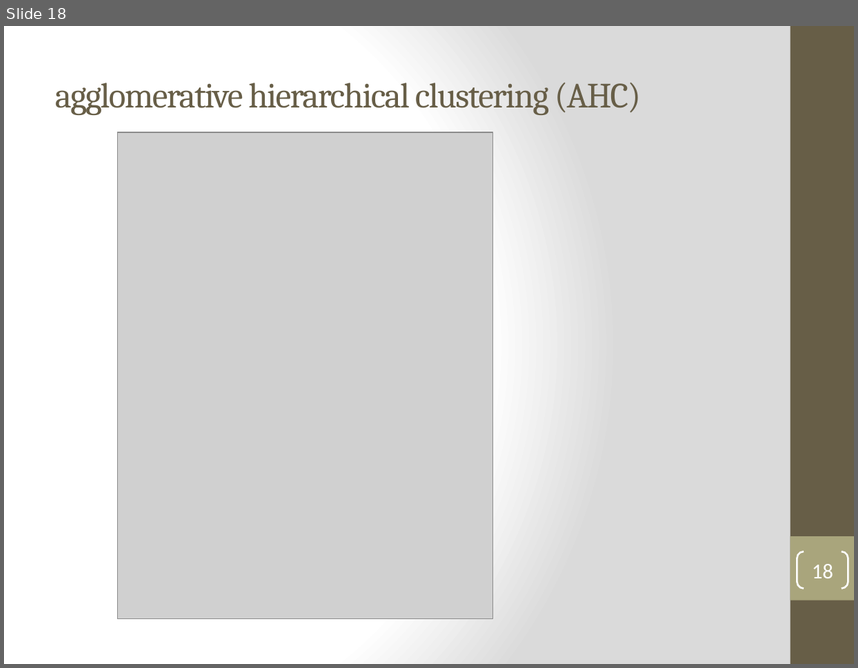
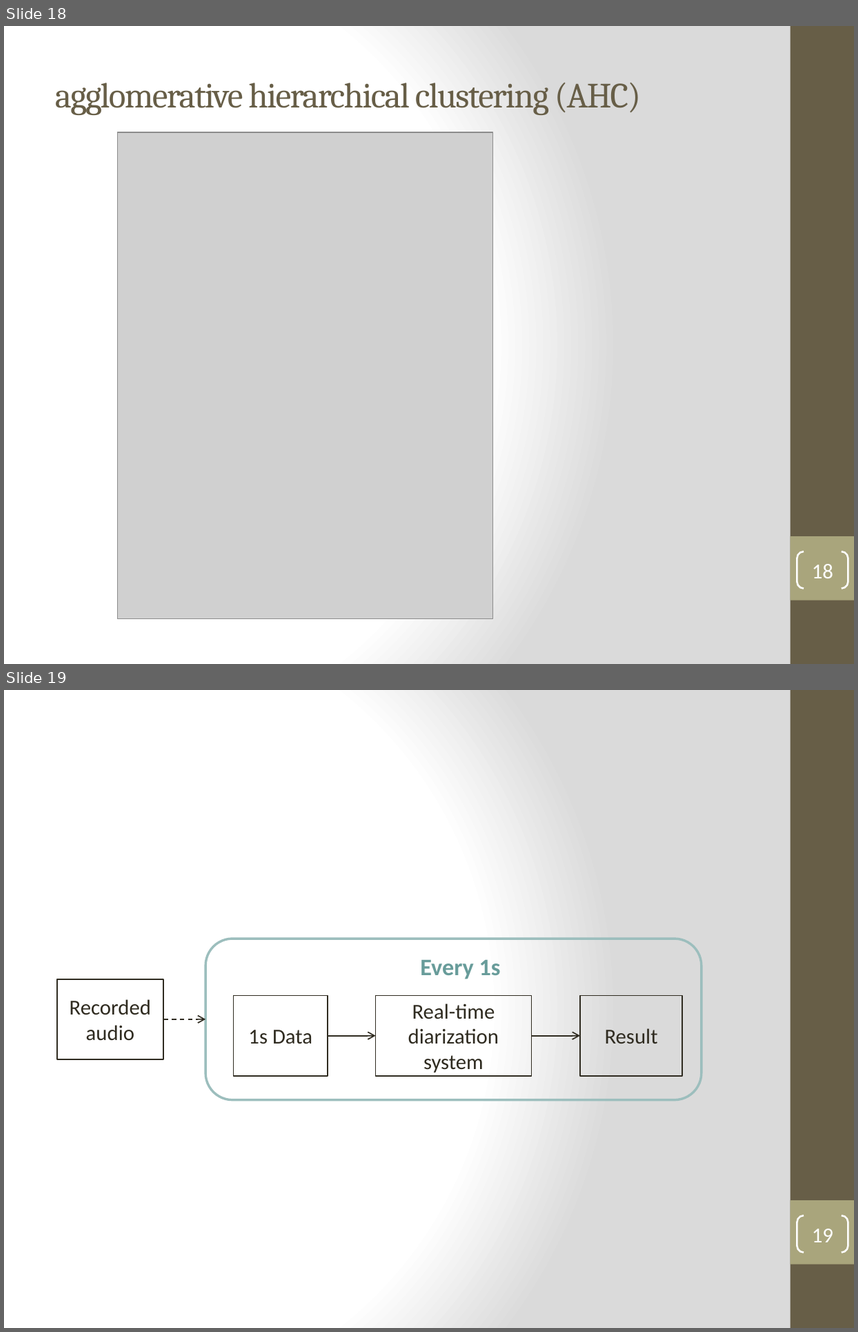
Before and after one commit to henryph/vba_project, a slide deck: Real-time Speaker Recognizer - Oral Examination.pptx. Shown one above the other, each under a label of ours: slide 18 before the commit, slides 18 and 19 after it. The pictures are 858x668 and 858x1332 pixels, drawn with LibreOffice and Linux fonts; fonts in the diff are those of the drawing; grey boxes stand for pictures. Boxes give left, top, right and bottom in pixels: in the first picture for what was removed or moved away, otherwise in the second. Text is boxed around its words. In the diff, an @@ line names an element or a change of style, - is before the commit and + after.

```diff
--- a/Real-time Speaker Recognizer - Oral Examination.pptx
+++ b/Real-time Speaker Recognizer - Oral Examination.pptx
@@ slide 19 added at <box>4,690,854,1328</box>, background gradient #FFFFFF to #DADADA; not listed: 2 template elements that a slide beside it also shows @@
@@ group added at <box>56,938,701,1100</box>: 4 rectangles, 3 arrows, 1 text, 1 rounded rectangle @@
+1s Data
+Real-time diarization system
+Result
+Every 1s
+Recorded audio
@@ page number added at <box>797,1215,848,1252</box>, outline #FFFFFF 1.5 pt, 18 pt, text #FFFFFF @@
+19
```
Also in this commit, not shown: 1 slide changed, 2 other slides added, 2 other files.
